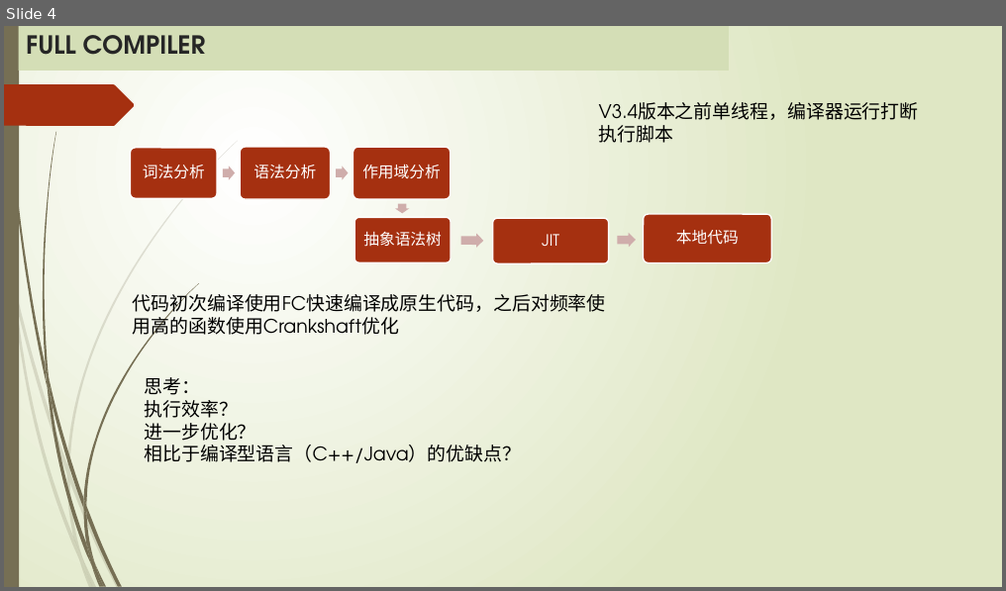
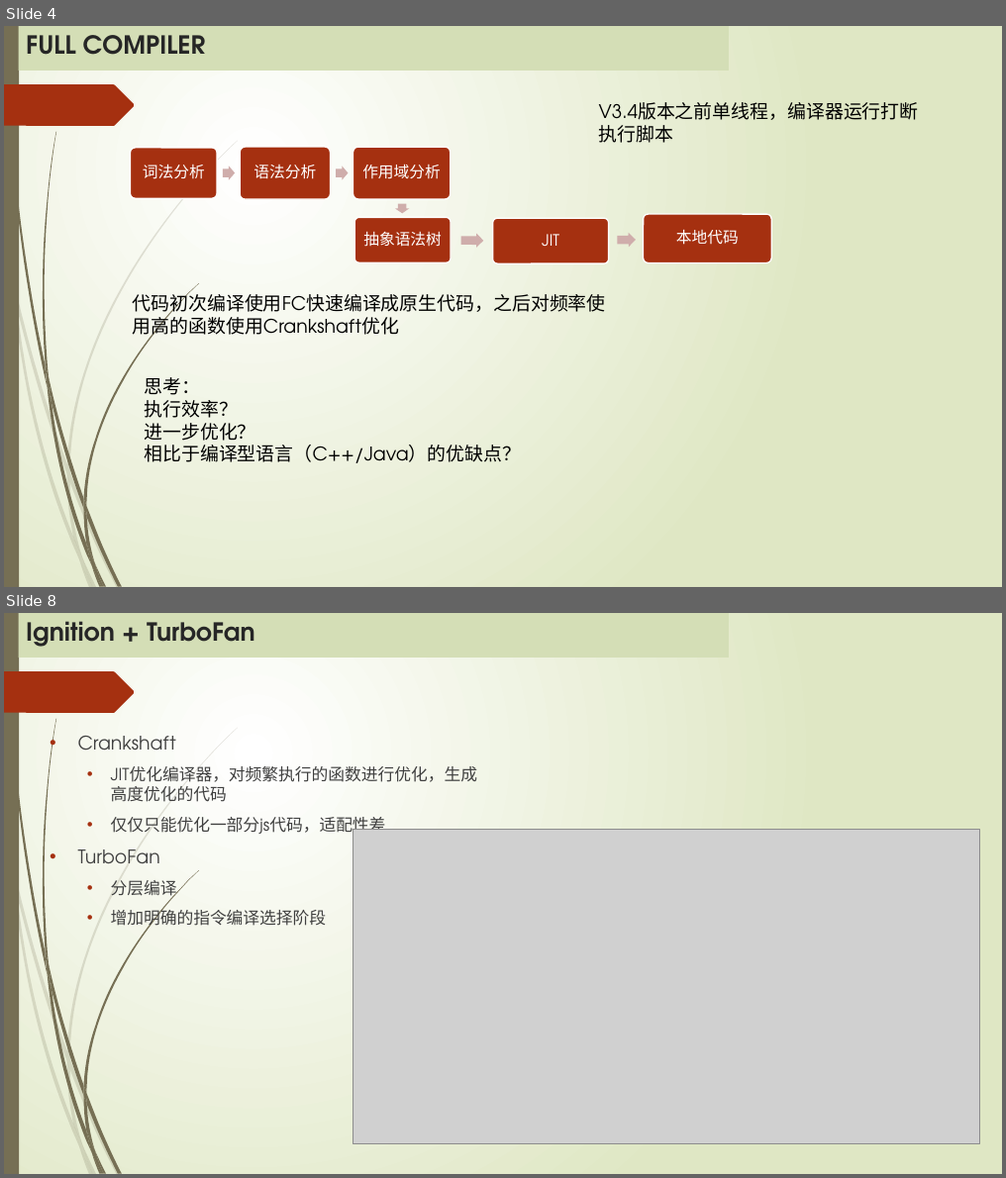
Before and after one commit to MickleWen/Google-V8, a slide deck: Google V8引擎.pptx. Shown one above the other, each under a label of ours: slide 4 before the commit, slides 4 and 8 after it; the slides between them are not shown. The pictures are 1006x591 and 1006x1178 pixels, drawn with LibreOffice and Linux fonts; fonts in the diff are those of the drawing; grey boxes stand for pictures. Boxes give left, top, right and bottom in pixels: in the first picture for what was removed or moved away, otherwise in the second. Text is boxed around its words. In the diff, an @@ line names an element or a change of style, - is before the commit and + after.

Commit message:
add ignition-turbofan

```diff
--- a/Google V8引擎.pptx
+++ b/Google V8引擎.pptx
@@ slide 8 added at [4, 613, 1002, 1174], background gradient #FFFFFF to #DFE8C4; not listed: 24 template elements that a slide beside it also shows @@
@@ rectangle added at [18, 613, 729, 658], fill #D4DEB6, 24 pt, text #262626, bold @@
+Ignition + TurboFan
@@ text added at [78, 736, 477, 929], 16 pt, text #404040 @@
+• Crankshaft
+  • JIT优化编译器，对频繁执行的函数进行优化，生成高度优化的代码
+  • 仅仅只能优化一部分js代码，适配性差
+• TurboFan
+  • 分层编译
+  • 增加明确的指令编译选择阶段
@@ picture added at [352, 830, 980, 1145] @@
```
Also in this commit, not shown: 2 slides changed, 1 other slide added.
